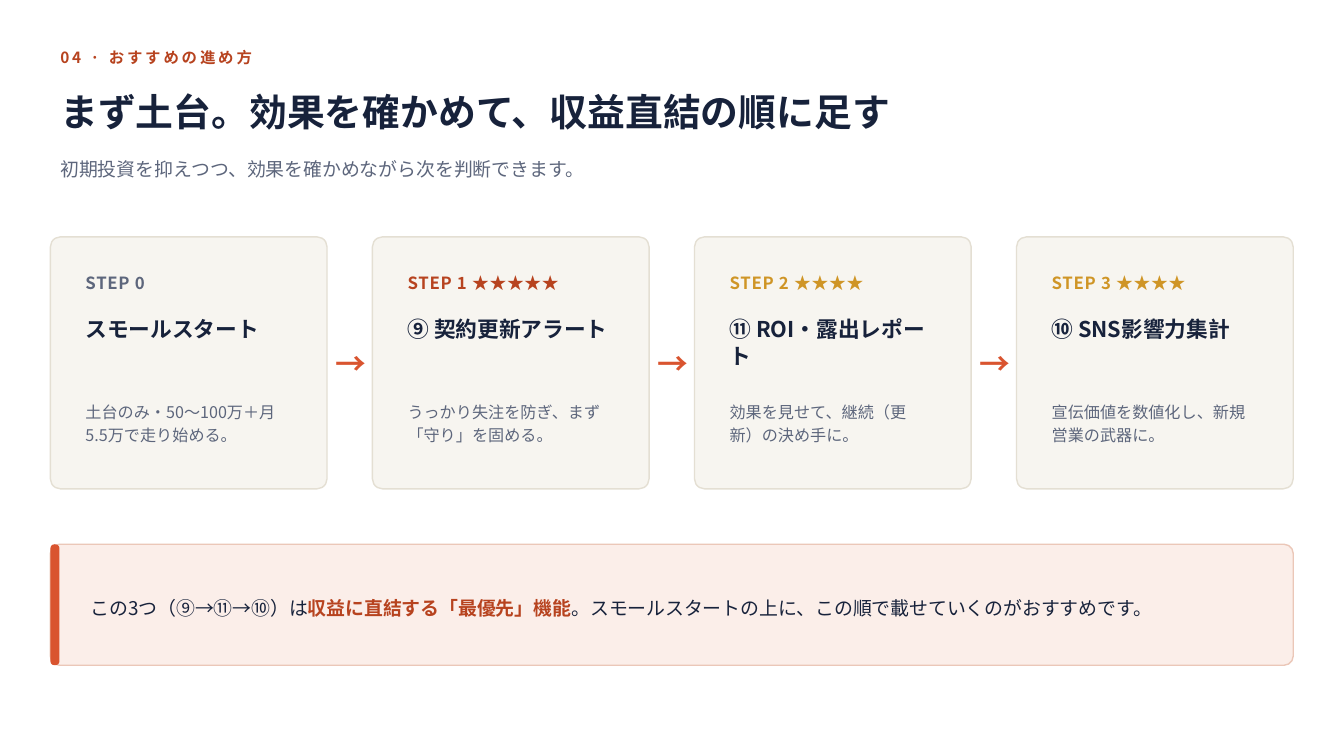
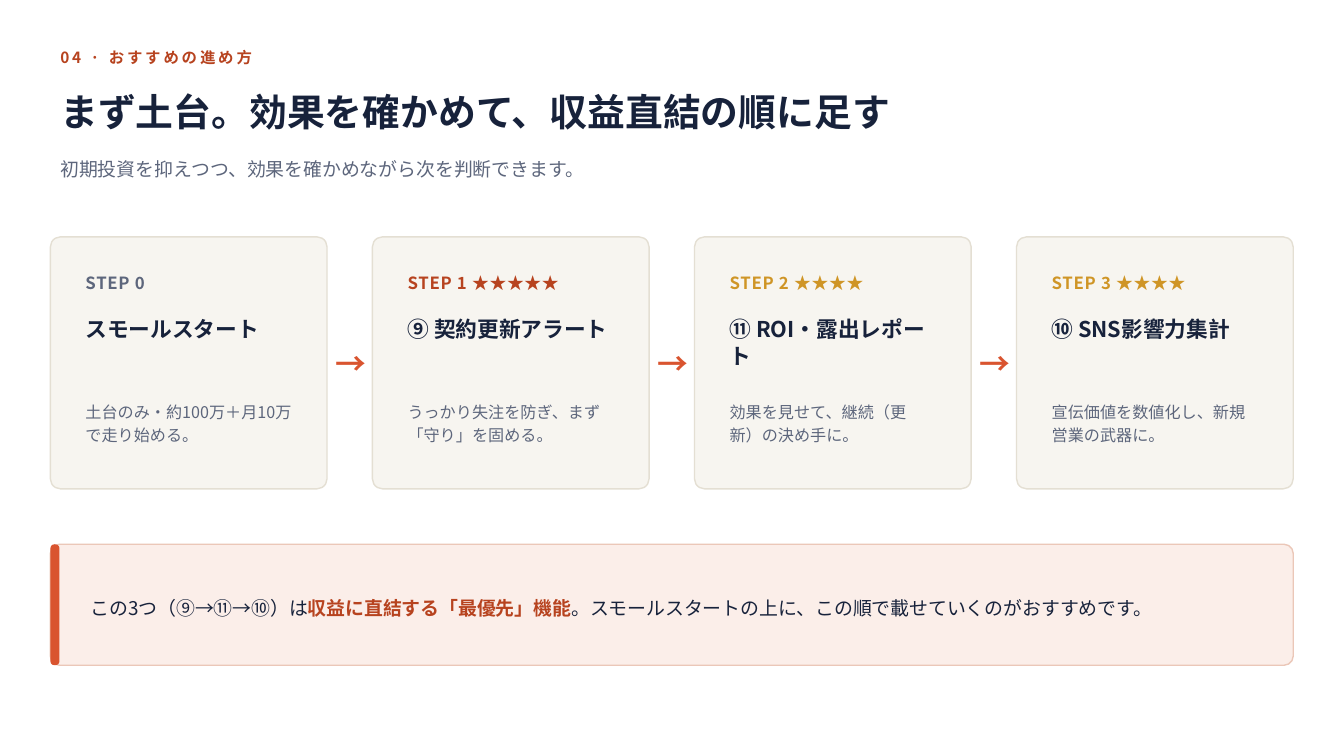
Before and after one commit to nanzetianling-beep/good, a slide deck: slide 10 of baton-pass-takt-proposal.pptx. Drawn at 1344x756 pixels with LibreOffice and Linux fonts; fonts in the diff are those of the drawing. Boxes give left, top, right and bottom in pixels: in the first picture for what was removed or moved away, otherwise in the second. Text is boxed around its words. In the diff, an @@ line names an element or a change of style, - is before the commit and + after.

```diff
--- a/baton-pass-takt-proposal.pptx
+++ b/baton-pass-takt-proposal.pptx
@@ text at (85, 404, 291, 442): text changed @@
-土台のみ・50〜100万＋月5.5万で走り始める。
+土台のみ・約100万＋月10万で走り始める。
```
Also in this commit, not shown: 5 other slides changed, 1 other file.
